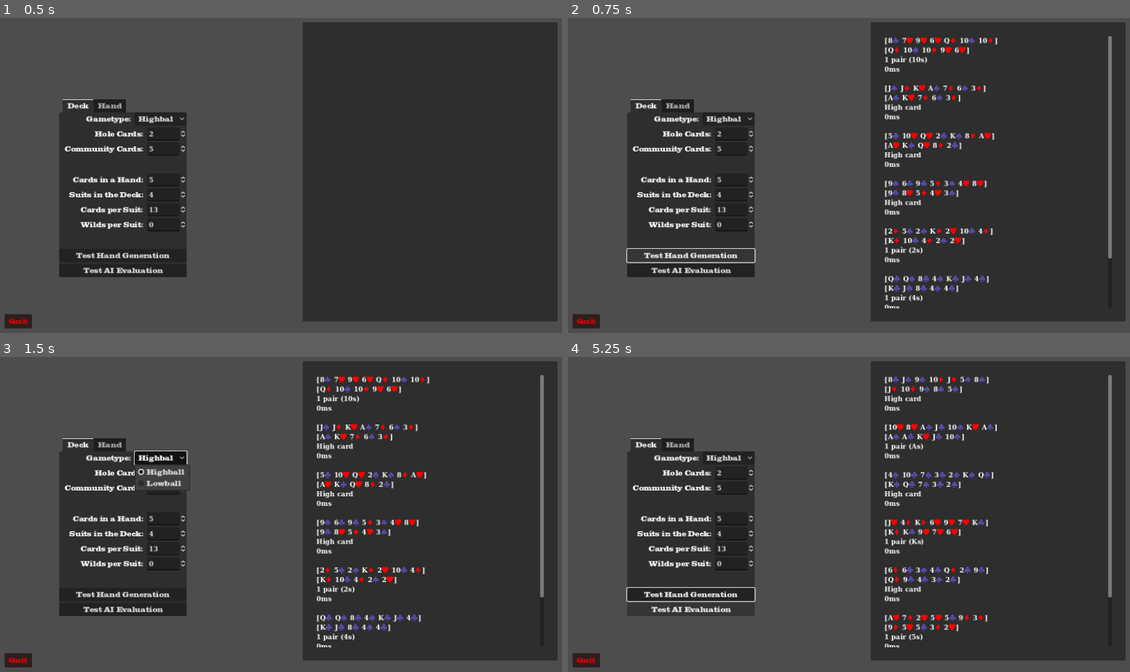
Above: before the commit, frames 1-4 (two rows, left to right).
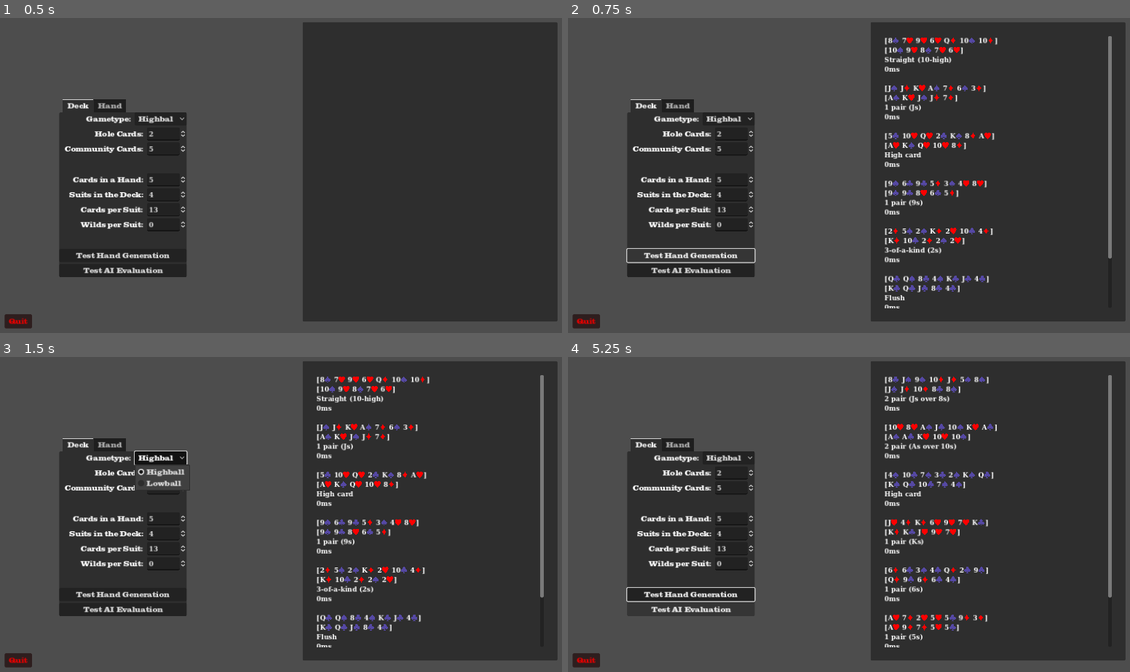
Above: after the commit, the same moments.

Repository: rwilson02/Poker-Party
Game: Godot game, scene res://scenes/debug/test_hands.tscn
The game is run twice, just before and just after one commit, with the same random seed, the same clock (stepped at 60 frames per second) and the same inputs. This scene is started directly instead of the project's main scene.
Inputs:
- Up to frame 1 (0.5 s): no input
- Up to frame 2 (0.75 s): click "Test Hand Generation" at 0.5 s
- Up to frame 3 (1.5 s): click "Highball" at 1.25 s
- Up to frame 4 (5.25 s): click "Test AI Evaluation" at 2 s; tap Enter (send_message) at 2.75, 4.25, 5.1 s; hold Up (ui_up) 2.78-3.53 s; hold B (bet_raise) 2.78-3.53 s; tap Space at 3.5, 5 s; hold Down (ui_down) 3.53-4.28 s; tap V (check_call) at 3.6 s; hold N (fold) 4.28-5.03 s; hold Up (ui_up) from 4.28 s (still down)

Frame 1 is identical in both runs. In frame 2, 1.1% of the frame differs, in the area x 56-72%, y 9-91%; in frame 3, 1.1%; in frame 4, 0.9%.

Commit message:
wow okay that severely broke hand comparison
i just wanted a speedup but i'll have to find that elsewhere

Diff:
--- a/scripts/hand.gd
+++ b/scripts/hand.gd
@@ -394,12 +394,15 @@
 
 static func get_best_hand(given_cards: Array):
 	var best_hand: Hand = Hand.new([])
-	var test_hand: Hand = Hand.new([])
+	var test_hand: Hand
 	var possible_hands = get_combinations(given_cards, Rules.RULES.CARDS_PER_HAND)
 
 	for hand in possible_hands:
-		test_hand.cards = hand
-		test_hand.classify()
+		test_hand = Hand.new(hand)
+
+		if test_hand.rank not in Rules.RULES.HAND_RANKS:
+			continue
+
 		best_hand = test_hand if Hand.sort(test_hand, best_hand) else best_hand
 
 	return best_hand
